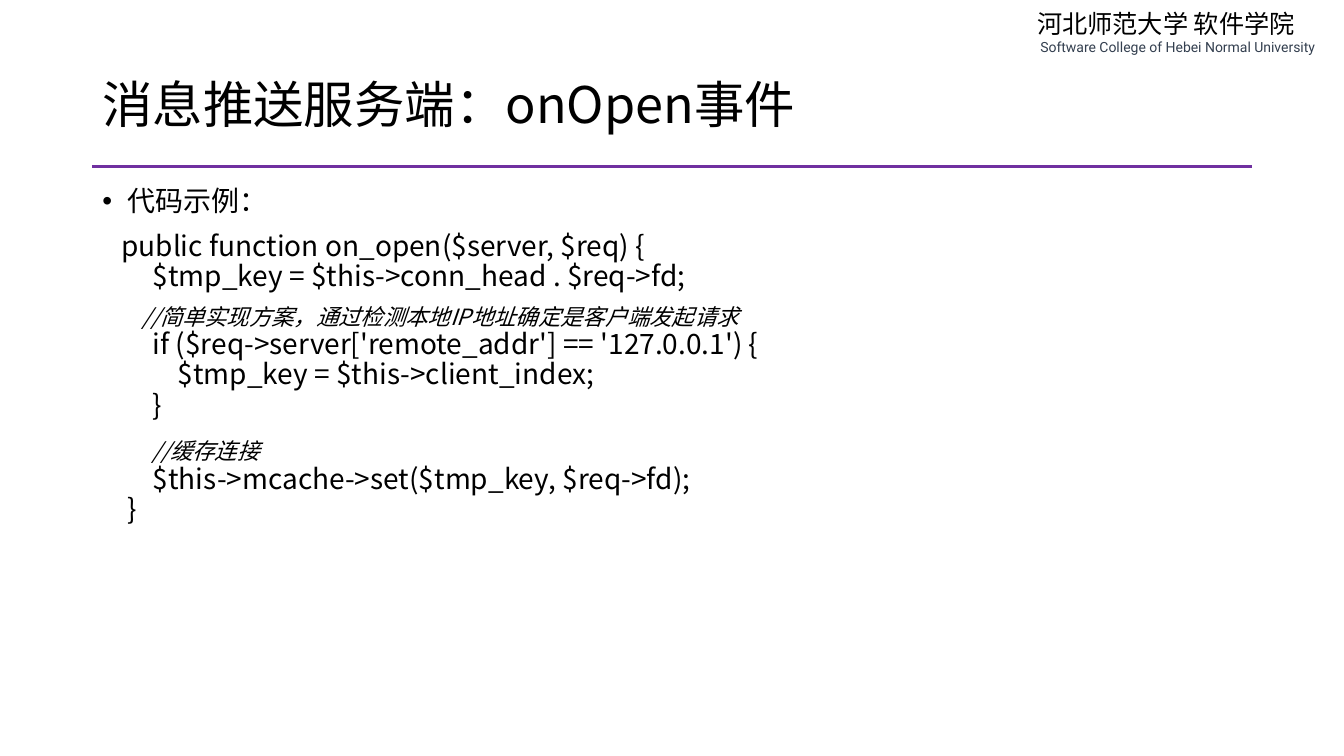
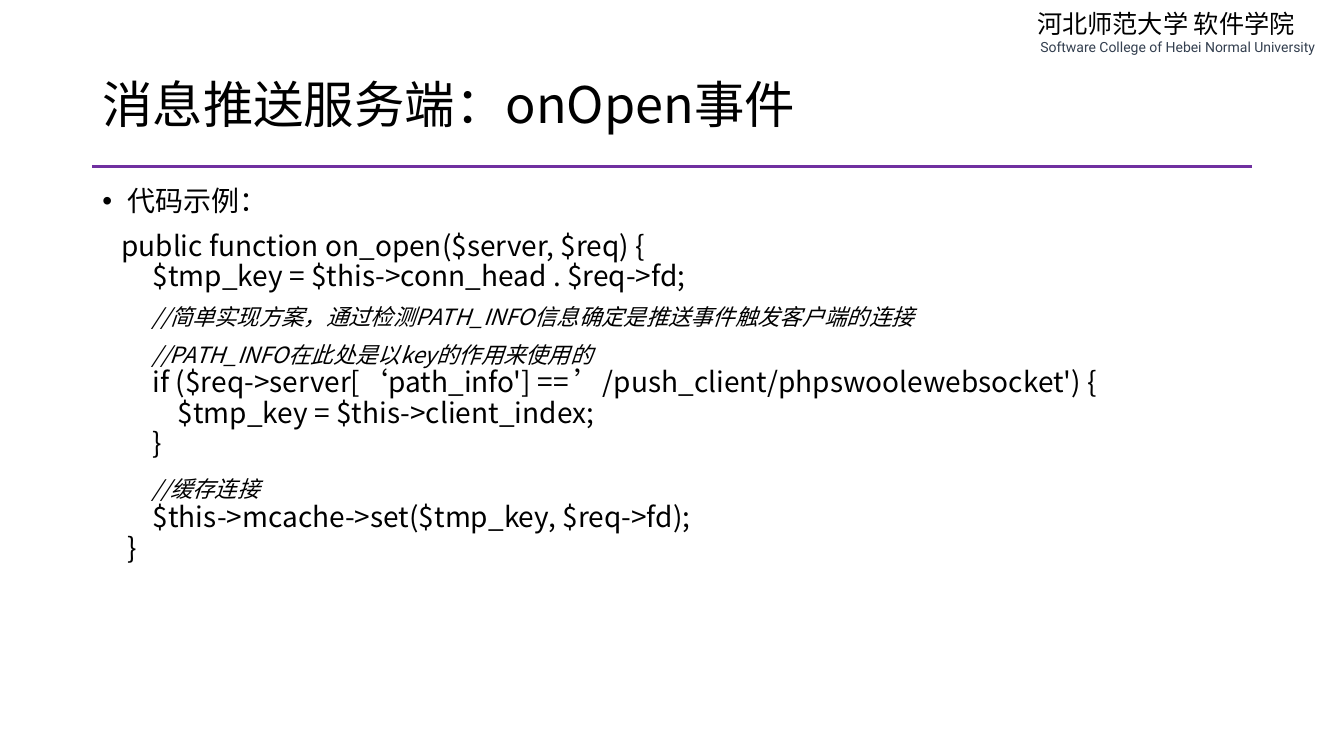
Before and after one commit to edu2act/course-php-serverside-development-on-linux, a slide deck: slide 17 of materials/slides/ch09-swoole-and-websocket.pptx. Drawn at 1344x756 pixels with LibreOffice and Linux fonts; fonts in the diff are those of the drawing. Boxes give left, top, right and bottom in pixels: in the first picture for what was removed or moved away, otherwise in the second. Text is boxed around its words. In the diff, an @@ line names an element or a change of style, - is before the commit and + after.

```diff
--- a/materials/slides/ch09-swoole-and-websocket.pptx
+++ b/materials/slides/ch09-swoole-and-websocket.pptx
@@ text at <box>152,306,1081,430</box>: text changed @@
-//简单实现方案，通过检测本地IP地址确定是客户端发起请求
-if ($req->server['remote_addr'] == '127.0.0.1') {
-$tmp_key = $this->client_index;
-}
+//简单实现方案，通过检测PATH_INFO信息确定是推送事件触发客户端的连接
+//PATH_INFO在此处是以key的作用来使用的
+if ($req->server[‘path_info'] == ’/push_client/phpswoolewebsocket') {
+$tmp_key = $this->client_index;
+}
```
Also in this commit, not shown: 1 other slide changed, 3 other files.
